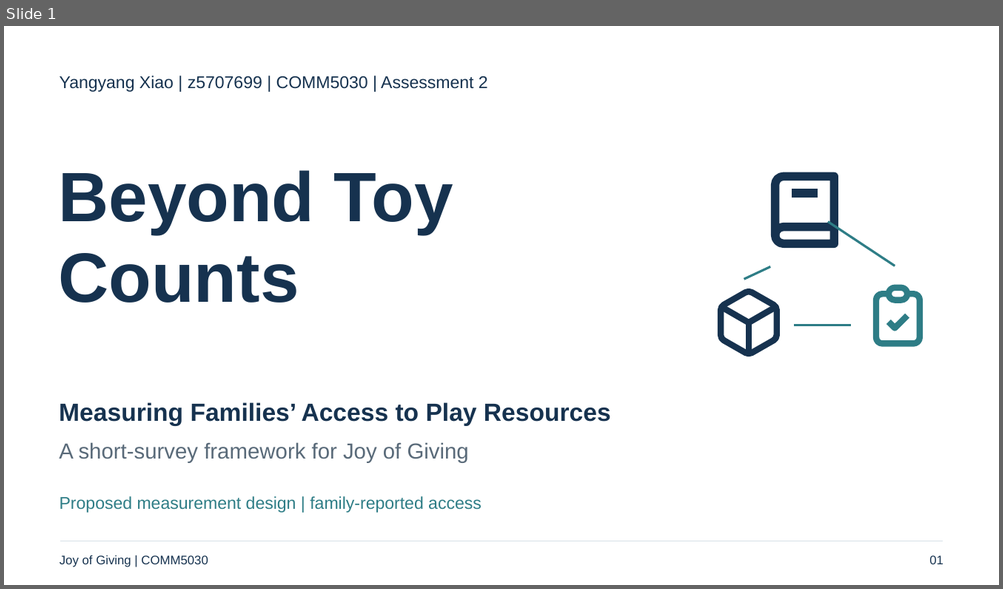
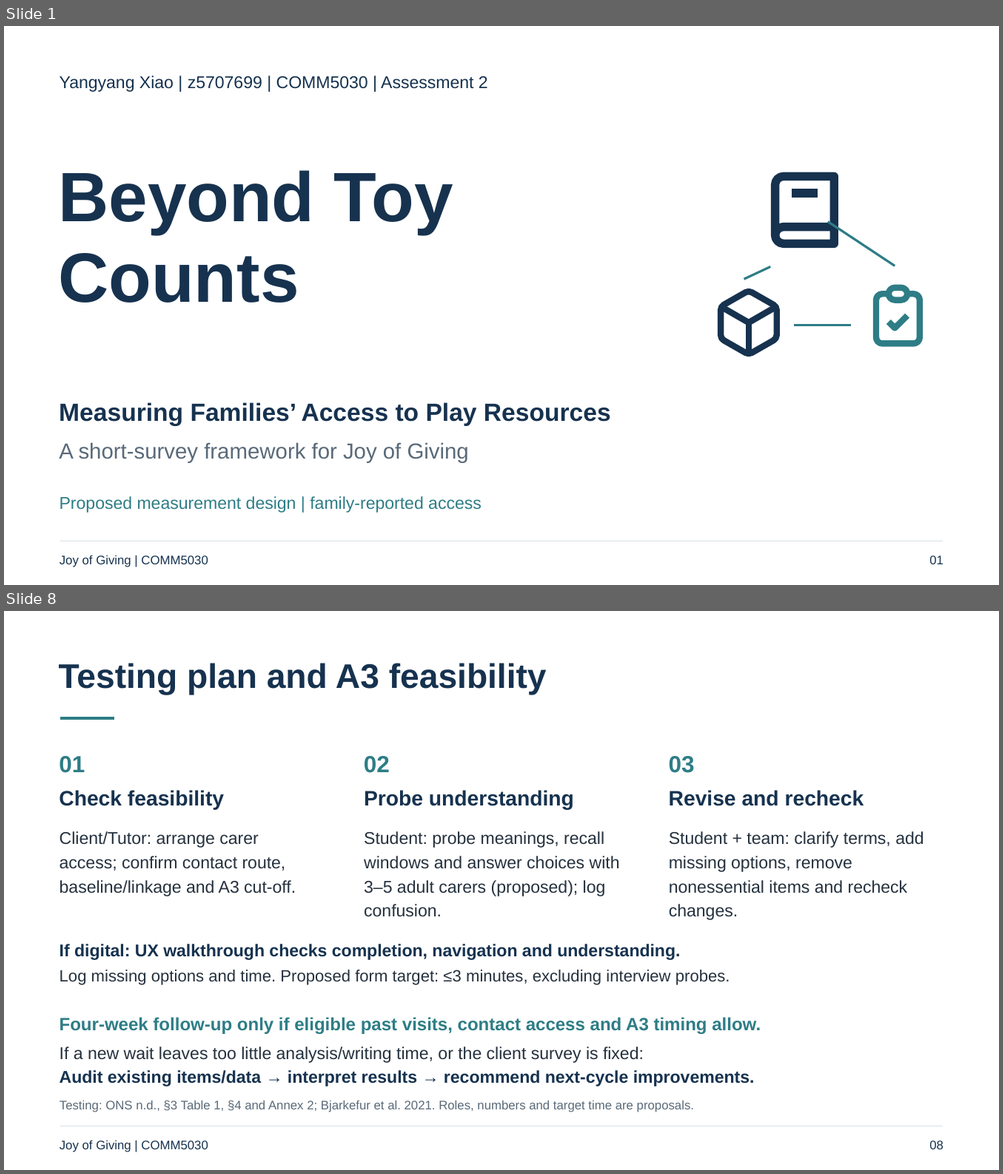
Before and after one commit to Estherx531/Comm5030, a slide deck: deliverables/assessment-2/A2_Presentation.pptx. Shown one above the other, each under a label of ours: slide 1 before the commit, slides 1 and 8 after it; the slides between them are not shown. The pictures are 1003x589 and 1003x1174 pixels, drawn with LibreOffice and Linux fonts; fonts in the diff are those of the drawing. Boxes give left, top, right and bottom in pixels: in the first picture for what was removed or moved away, otherwise in the second. Text is boxed around its words. In the diff, an @@ line names an element or a change of style, - is before the commit and + after.

Commit message:
Strengthen A2 evidence, measurement appraisal and testing plan

```diff
--- a/deliverables/assessment-2/A2_Presentation.pptx
+++ b/deliverables/assessment-2/A2_Presentation.pptx
@@ slide 8 added at (4, 611, 999, 1170), background #FFFFFF @@
@@ text added at (59, 663, 546, 695), 33 pt, text #16324F, bold @@
+Testing plan and A3 feasibility
@@ freeform shape added at (60, 718, 114, 719), outline #2E7D86 3 pt @@
@@ text added at (59, 756, 85, 773), 22.5 pt, text #2E7D86, bold @@
+01
@@ text added at (364, 756, 390, 773), 22.5 pt, text #2E7D86, bold @@
+02
@@ text added at (669, 756, 694, 773), 22.5 pt, text #2E7D86, bold @@
+03
@@ text added at (59, 790, 224, 810), 20.2 pt, text #16324F, bold @@
+Check feasibility
@@ text added at (364, 790, 574, 810), 20.2 pt, text #16324F, bold @@
+Probe understanding
@@ text added at (669, 790, 864, 806), 20.2 pt, text #16324F, bold @@
+Revise and recheck
@@ text added at (60, 832, 296, 897), 16.5 pt, text #25313E @@
+Client/Tutor: arrange carer
+access; confirm contact route,
+baseline/linkage and A3 cut-off.
@@ text added at (364, 832, 620, 917), 16.5 pt, text #25313E @@
+Student: probe meanings, recall
+windows and answer choices with
+3–5 adult carers (proposed); log
+confusion.
@@ text added at (669, 832, 923, 920), 16.5 pt, text #25313E @@
+Student + team: clarify terms, add
+missing options, remove
+nonessential items and recheck
+changes.
@@ text added at (60, 944, 680, 960), 16.5 pt, text #16324F, bold @@
+If digital: UX walkthrough checks completion, navigation and understanding.
@@ text added at (60, 970, 730, 985), 15.8 pt, text #25313E @@
+Log missing options and time. Proposed form target: ≤3 minutes, excluding interview probes.
@@ text added at (60, 1017, 760, 1034), 17.2 pt, text #2E7D86, bold @@
+Four-week follow-up only if eligible past visits, contact access and A3 timing allow.
@@ text added at (60, 1047, 643, 1063), 16.5 pt, text #25313E @@
+If a new wait leaves too little analysis/writing time, or the client survey is fixed:
@@ text added at (60, 1071, 754, 1087), 16.5 pt, text #16324F, bold @@
+Audit existing items/data → interpret results → recommend next-cycle improvements.
@@ text added at (60, 1101, 694, 1113), 12 pt, text #596A79 @@
+Testing: ONS n.d., §3 Table 1, §4 and Annex 2; Bjarkefur et al. 2021. Roles, numbers and target time are proposals.
@@ text added at (60, 1141, 208, 1153), 12 pt, text #16324F @@
+Joy of Giving | COMM5030
@@ freeform shape added at (60, 1127, 942, 1128), outline #D6E0E7 0.75 pt @@
@@ text added at (929, 1141, 943, 1150), 12 pt, text #16324F @@
+08
```
Also in this commit, not shown: 6 slides changed, 4 other slides added, 5 slides removed, 5 other files.
